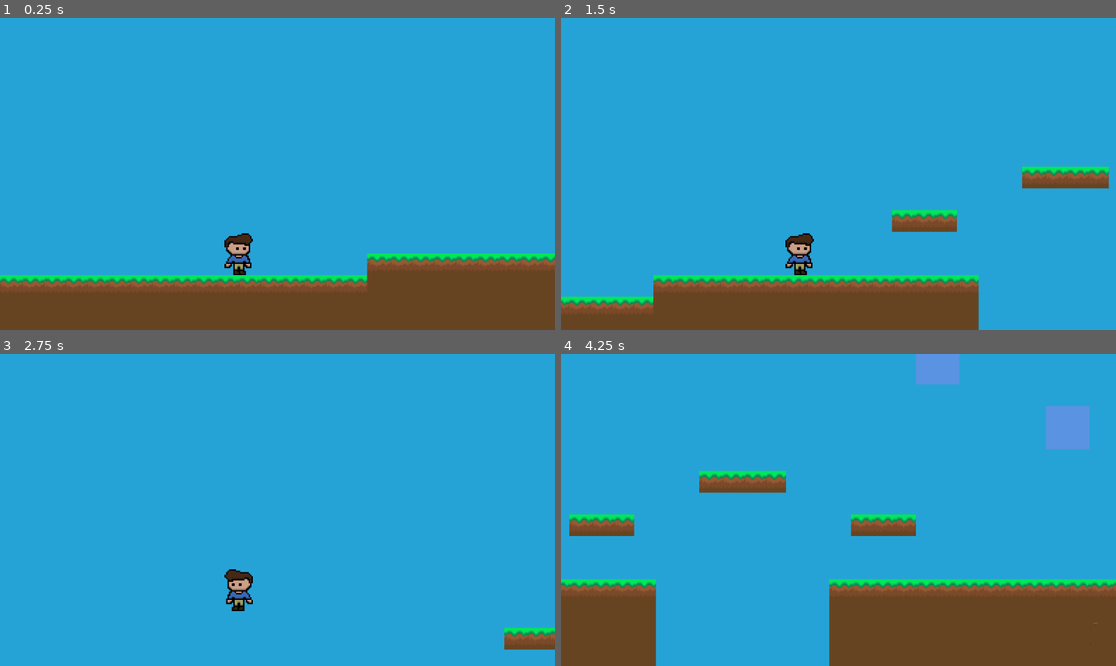
Above: before the commit, frames 1-4 (two rows, left to right).
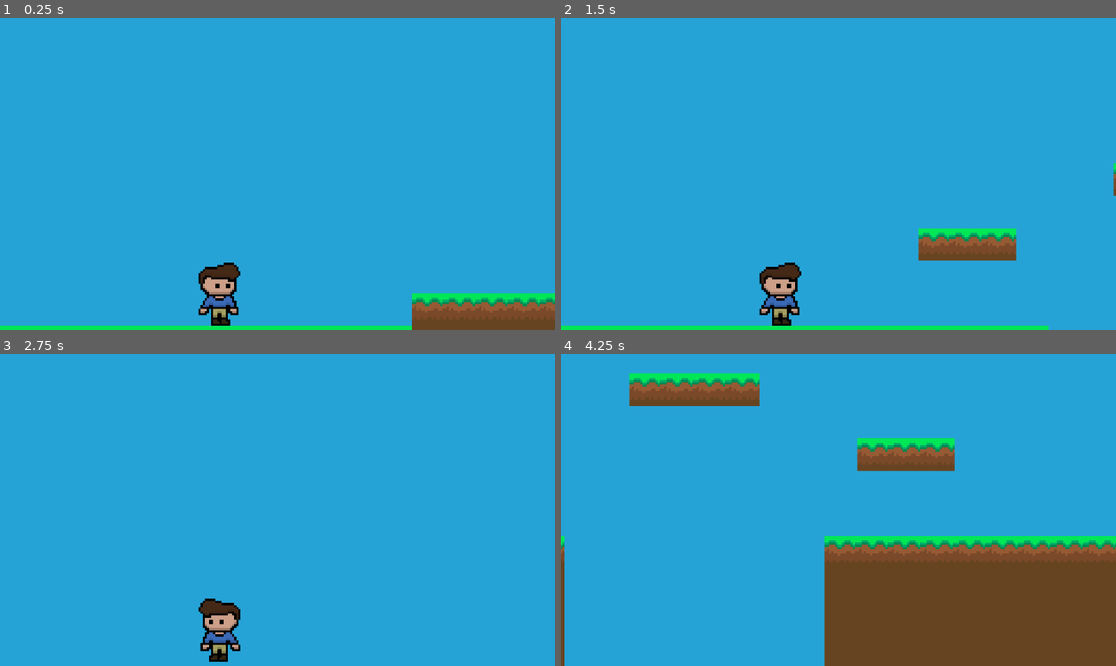
Above: after the commit, the same moments.

Repository: ReyJSoto/Look-Up-2D-Platformer
Game: Godot game, scene res://Levels/level1.tscn
Two runs of this game, one before a commit and one after it. Both use one fixed random seed, a clock stepped at 60 frames per second and the inputs below.
Inputs:
- Up to frame 1 (0.25 s): no input
- Up to frame 2 (1.5 s): tap Enter at 0.5 s; hold Right (right) from 0.53 s (still down); tap Up (jump) at 0.6, 0.77, 1.07 s; tap Alt at 1.35 s
- Up to frame 3 (2.75 s): tap Up (jump) at 1.52, 1.55, 1.82, 2.3 s; release Right (right) at 2.03 s; hold Left (left) from 2.03 s (still down); tap Shift at 2.1 s
- Up to frame 4 (4.25 s): release Left (left) at 2.78 s; hold Right (right) from 2.78 s (still down); tap Up (jump) at 2.85, 3.02, 3.32, 3.77, 3.8, 4.07 s; tap Alt at 3.6 s

The runs differ from the first frame. In frame 1, 19% of the frame differs, in the area x 0-100%, y 68-100%; in frame 2, 17%; in frame 3, 2.3%; in frame 4, 23%, in the area x 0-100%, y 0-100%.

Commit message:
Upload of assets

Diff:
--- a/Look Up/Levels/jump_boost_1.gd
+++ b/Look Up/Levels/jump_boost_1.gd
@@ -2,10 +2,8 @@
 
 
 # Called when the node enters the scene tree for the first time.
-
-
 func _on_body_entered(body):
 	if body.name == "Player":
 		body.jumpBoost()
-		await get_tree().create_timer(3).timeout
+		await get_tree().create_timer(6).timeout
 		body.regularJump()
--- a/Look Up/Levels/level1.tscn
+++ b/Look Up/Levels/level1.tscn
@@ -1761,11 +1761,22 @@
 [sub_resource type="RectangleShape2D" id="RectangleShape2D_ycv2e"]
 size = Vector2(22, 37)
 
+[sub_resource type="SystemFont" id="SystemFont_vy400"]
+
+[sub_resource type="FontVariation" id="FontVariation_eaymk"]
+base_font = SubResource("SystemFont_vy400")
+variation_embolden = 0.41
+
+[sub_resource type="LabelSettings" id="LabelSettings_8n8es"]
+font = SubResource("FontVariation_eaymk")
+font_color = Color(0, 0, 0, 1)
+
 [node name="Node" type="Node" unique_id=1074194742]
 metadata/_edit_vertical_guides_ = [-195.0, -240.0]
 metadata/_edit_horizontal_guides_ = [-25.0, 106.0]
 
 [node name="TileMapLayer" type="TileMapLayer" parent="." unique_id=1655244659]
+texture_filter = 1
 position = Vector2(1, 0)
 tile_map_data = PackedByteArray("AAD0//n/AgAEAAAAAAD0//r/AgAEAAEAAAD0//v/AgAEAAAAAAD0//z/AgAEAAEAAAD0//3/AgAEAAAAAAD0// …(176624 unchanged characters)…
 tile_set = SubResource("TileSet_xy4tn")
@@ -1778,6 +1789,7 @@
 shape = SubResource("RectangleShape2D_lgp48")
 
 [node name="PlayerSprite" type="AnimatedSprite2D" parent="Player" unique_id=464814348]
+texture_filter = 1
 position = Vector2(-27.75, 38.5)
 scale = Vector2(0.325, 0.32222226)
 sprite_frames = SubResource("SpriteFrames_usj0q")
@@ -1786,7 +1798,7 @@
 
 [node name="Camera2D" type="Camera2D" parent="Player" unique_id=1354033422]
 position = Vector2(-1, -17)
-zoom = Vector2(3, 3)
+zoom = Vector2(4.5, 4.5)
 limit_left = -194
 limit_bottom = 105
 script = ExtResource("16_1idop")
@@ -1804,6 +1816,7 @@
 script = ExtResource("19_vy400")
 
 [node name="Sprite2D" type="Sprite2D" parent="Jump Boost 1" unique_id=210202271]
+texture_filter = 1
 position = Vector2(-1, -5)
 scale = Vector2(0.6875019, 0.8125)
 texture = ExtResource("19_nauge")
@@ -1811,7 +1824,15 @@
 [node name="CollisionShape2D" type="CollisionShape2D" parent="Jump Boost 1" unique_id=823214152]
 position = Vector2(-1, -3)
 shape = SubResource("RectangleShape2D_ycv2e")
-disabled = true
+
+[node name="Label" type="Label" parent="." unique_id=414911643]
+offset_left = 1069.0
+offset_top = -270.0
+offset_right = 1321.0
+offset_bottom = -247.0
+text = "THIS IS A JUMP BOOST"
+label_settings = SubResource("LabelSettings_8n8es")
+horizontal_alignment = 1
 
 [connection signal="tree_entered" from="Player" to="Player" method="_on_tree_entered"]
 [connection signal="body_entered" from="Killzone" to="Killzone" method="_on_body_entered"]
--- a/Look Up/Scripts/player.gd
+++ b/Look Up/Scripts/player.gd
@@ -7,6 +7,12 @@
 	self.global_position = Vector2(-27, 38)
 	set_process_input(true)
 	set_physics_process(true)
+
+func jumpBoost():
+	JUMP_VELOCITY = -500.0
+
+func regularJump():
+	JUMP_VELOCITY = -300.0
 
 func _physics_process(delta: float) -> void:
 	# Add the gravity.
@@ -31,10 +37,3 @@
 func die():
 	set_process_input(false)
 	set_physics_process(false)
-
-
-func jumpBoost():
-	JUMP_VELOCITY = -500.0
-
-func regularJump():
-	JUMP_VELOCITY = -300.0
Binary file added: Look Up/images/Penguin Assets/0. Welcome.png
Not shown, added: Look Up/images/Penguin Assets/1. Read Me.txt
Binary file added: Look Up/images/Penguin Assets/2. How To.png
Binary file added: Look Up/images/Penguin Assets/3. License.png
Binary file added: Look Up/images/Penguin Assets/FREE/4. Penguin World/0_Template_Props_1.png
Binary file added: Look Up/images/Penguin Assets/FREE/4. Penguin World/0_Template_Tileset.png
Binary file added: Look Up/images/Penguin Assets/FREE/4. Penguin World/0_Template_Tileset2.png
Binary file added: Look Up/images/Penguin Assets/FREE/4. Penguin World/0_Template_Tileset3_Background.png
Binary file added: Look Up/images/Penguin Assets/FREE/4. Penguin World/1_PenguinWorld1_Props_1.png
Binary file added: Look Up/images/Penguin Assets/FREE/4. Penguin World/1_PenguinWorld1_Tileset_1.png
Binary file added: Look Up/images/Penguin Assets/FREE/4. Penguin World/1_PenguinWorld1_Tileset_2.png
Binary file added: Look Up/images/Penguin Assets/FREE/4. Penguin World/1_PenguinWorld1_Tileset_3_Background.png
(and 24 more such lines)
